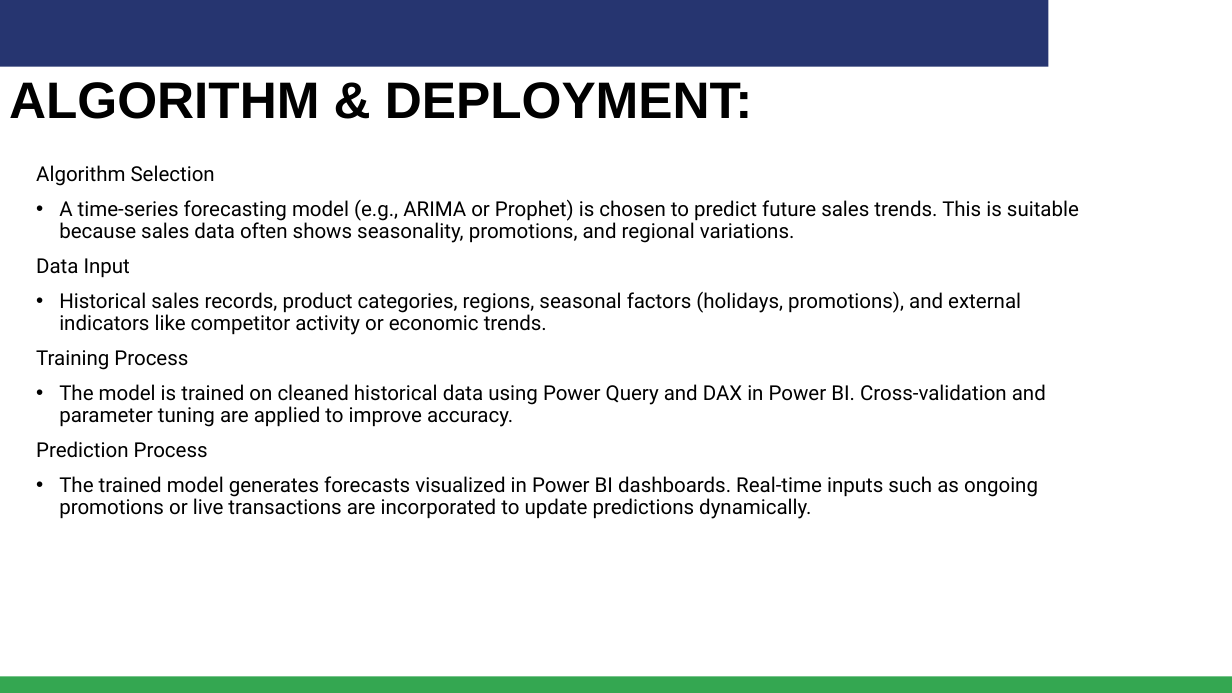
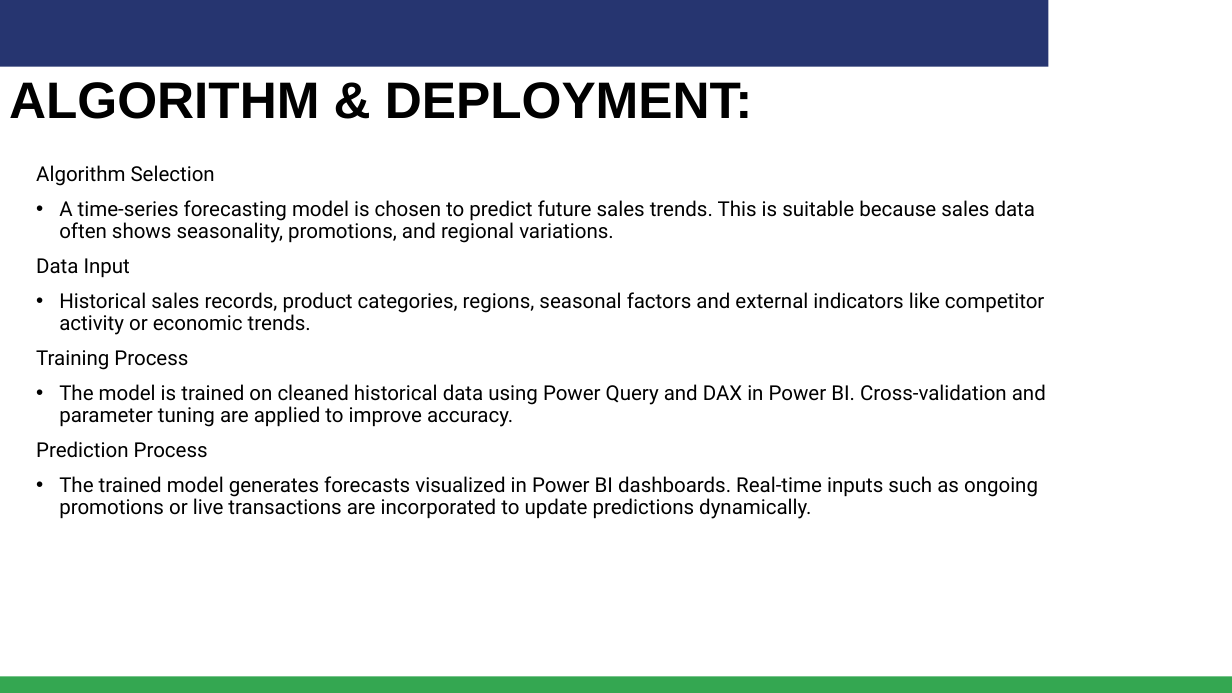
Before and after one commit to Mynameismurari/Microsoft_Elevate, a slide deck: slide 6 of MicrosoftElevate/MS Elevate Internship- Project template.pptx. Drawn at 1232x693 pixels with LibreOffice and Linux fonts; fonts in the diff are those of the drawing; background and template pictures are left out. Boxes give left, top, right and bottom in pixels: in the first picture for what was removed or moved away, otherwise in the second. Text is boxed around its words. In the diff, an @@ line names an element or a change of style, - is before the commit and + after.

```diff
--- a/MicrosoftElevate/MS Elevate Internship- Project template.pptx
+++ b/MicrosoftElevate/MS Elevate Internship- Project template.pptx
@@ text at [59,200,1035,243]: text changed @@
-• A time-series forecasting model (e.g., ARIMA or Prophet) is chosen to predict future sales trends. This is suitable because sales data often shows seasonality, promotions, and regional variations.
+• A time-series forecasting model is chosen to predict future sales trends. This is suitable because sales data often shows seasonality, promotions, and regional variations.
@@ text at [59,292,1044,335]: text changed @@
-• Historical sales records, product categories, regions, seasonal factors (holidays, promotions), and external indicators like competitor activity or economic trends.
+• Historical sales records, product categories, regions, seasonal factors and external indicators like competitor activity or economic trends.
```
Also in this commit, not shown: 1 other slide changed.
